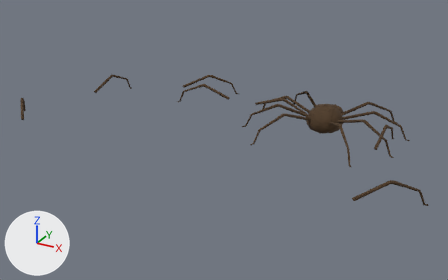
The Blender file Assets/Models/spider.blend, before and after one commit.
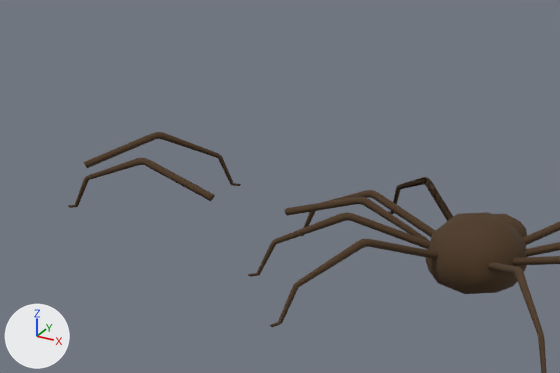
The first picture shows the older version from a 50 mm camera at (10.1, -29.3, 12.9) aimed at (-4.6, -2.7, -0.4). The close-ups show both versions on the part from 34% to 79% of the width and 10% to 58% of the height of that picture. Every picture has the same lights, and +X, +Y and +Z are marked at lower left.

In view in the first close-up: 'Body', 'Leg'.
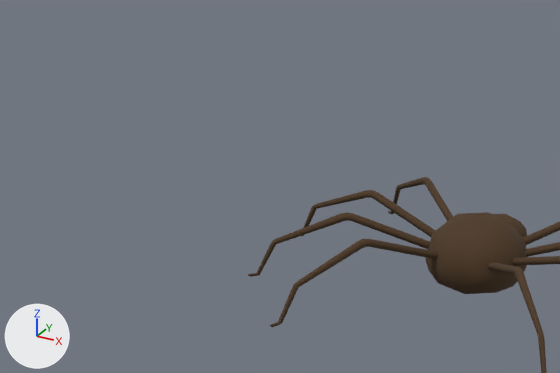
Diff of the bpy script that builds the scene:
```diff
--- a/Assets/Models/spider.blend.py
+++ b/Assets/Models/spider.blend.py
@@ ob_leg @@
 _m = ob_leg.modifiers.new('Mirror', 'MIRROR')
+ob_leg.hide_set(True)
```

Pixel boxes [x1, y1, x2, y2] of what changed, in the close-ups (560 x 373 px):
'Leg', hidden (brown): before [68, 132, 453, 241]
